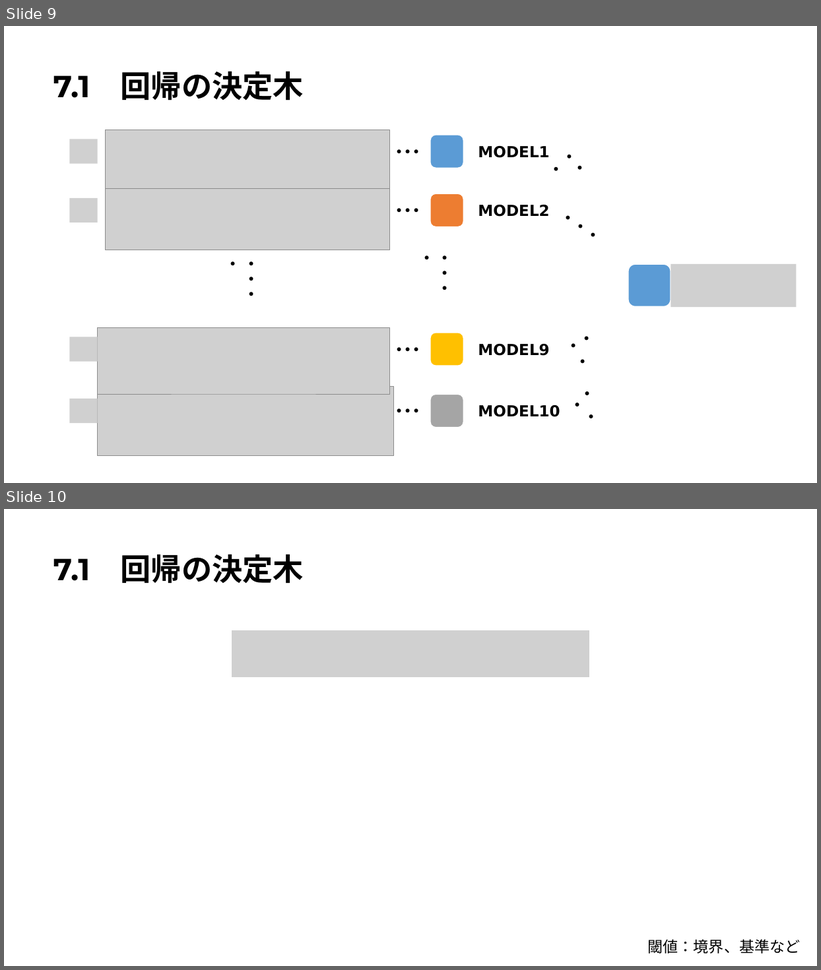
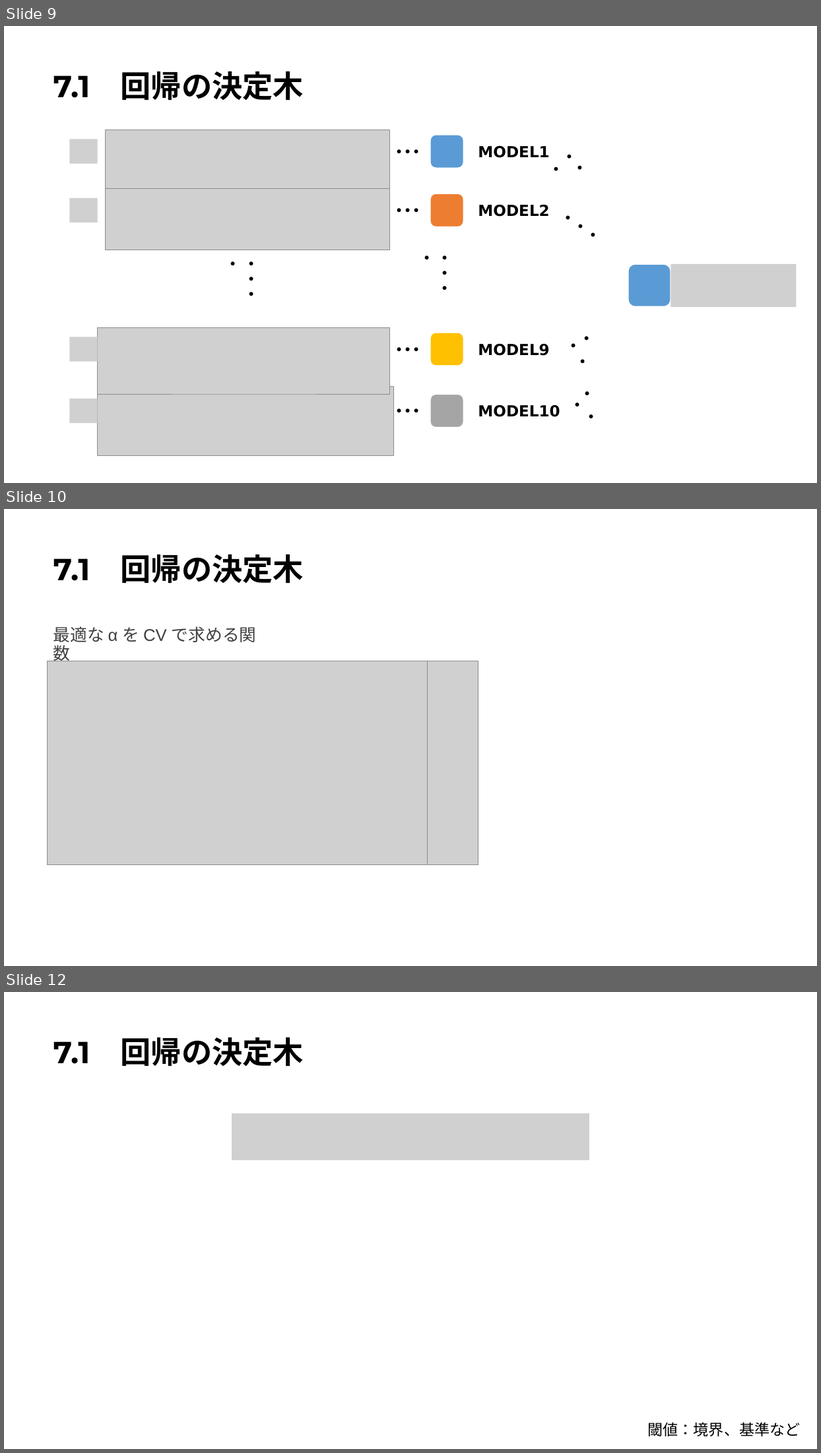
Before and after one commit to Harrry1206/-Graduation-research2, a slide deck: 第7章決定木.pptx. Shown one above the other, each under a label of ours: slides 9 and 10 before the commit, slides 9, 10 and 12 after it; the slides between them are not shown. The pictures are 821x970 and 821x1453 pixels, drawn with LibreOffice and Linux fonts; fonts in the diff are those of the drawing; grey boxes stand for pictures. Boxes give left, top, right and bottom in pixels: in the first picture for what was removed or moved away, otherwise in the second. Text is boxed around its words. In the diff, an @@ line names an element or a change of style, - is before the commit and + after.

```diff
--- a/第7章決定木.pptx
+++ b/第7章決定木.pptx
@@ slide 10 added at (4, 509, 817, 966), background #FFFFFF @@
@@ title added at (54, 554, 304, 584), 36 pt, text #000000, bold @@
+7.1 回帰の決定木
@@ text added at (54, 626, 256, 661), 20 pt, text #404040 @@
+最適な α を CV で求める関数
@@ picture added at (48, 661, 437, 865) @@
@@ picture added at (427, 661, 479, 865) @@
@@ what was slide 10 is now slide 12 @@
```
Also in this commit, not shown: 3 slides changed, 9 other slides added.
